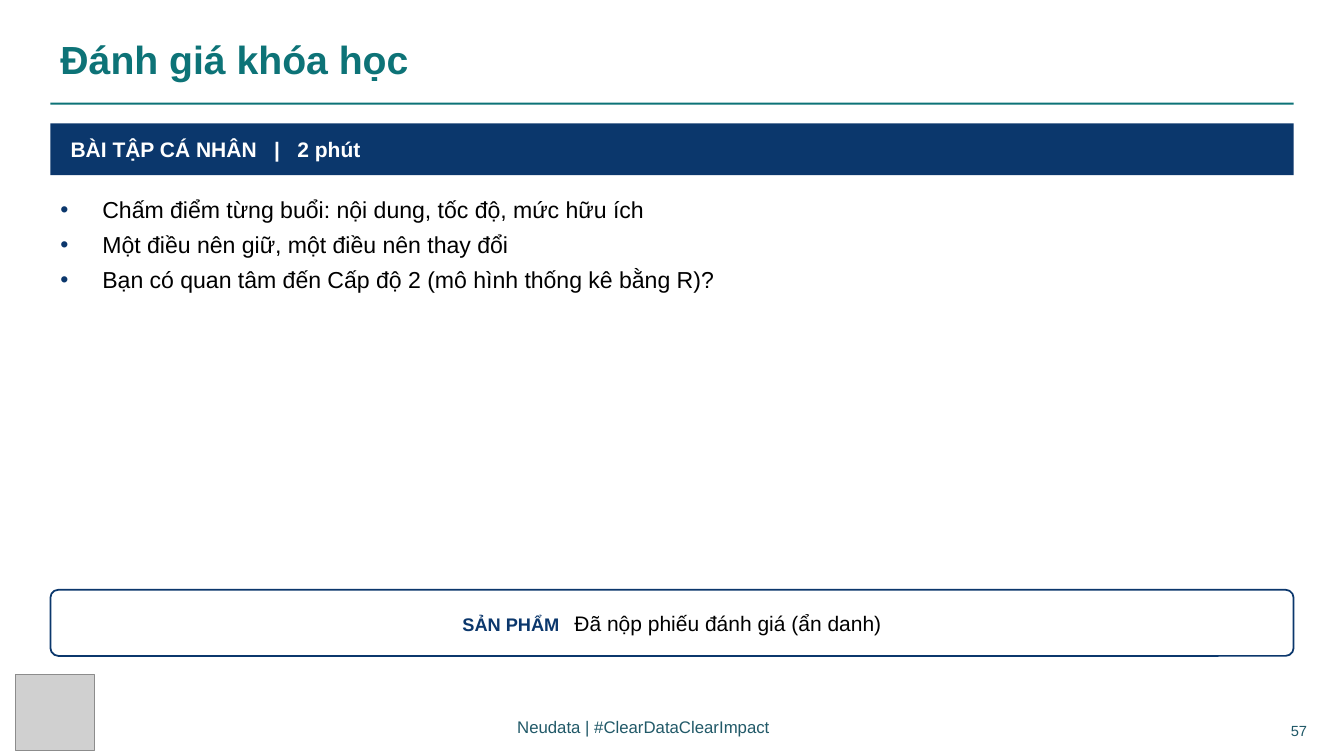
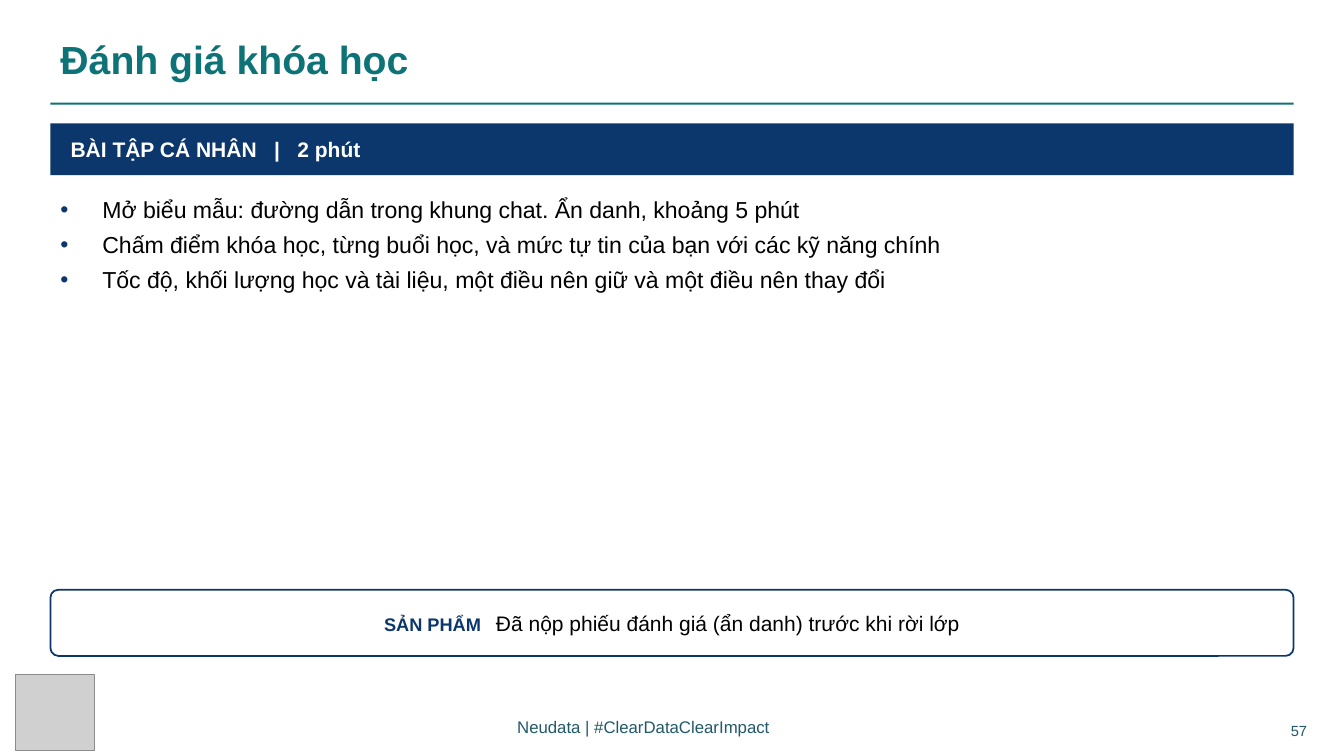
Before and after one commit to neu-data/FoundationsofClinicalResearch, a slide deck: slide 57 of vi/files/slides/Session_8_VN.pptx. Drawn at 1344x756 pixels with LibreOffice and Linux fonts; fonts in the diff are those of the drawing; grey boxes stand for pictures. Boxes give left, top, right and bottom in pixels: in the first picture for what was removed or moved away, otherwise in the second. Text is boxed around its words. In the diff, an @@ line names an element or a change of style, - is before the commit and + after.

```diff
--- a/vi/files/slides/Session_8_VN.pptx
+++ b/vi/files/slides/Session_8_VN.pptx
@@ text at <box>102,200,940,293</box>: text changed @@
-• Chấm điểm từng buổi: nội dung, tốc độ, mức hữu ích
-• Một điều nên giữ, một điều nên thay đổi
-• Bạn có quan tâm đến Cấp độ 2 (mô hình thống kê bằng R)?
+• Mở biểu mẫu: đường dẫn trong khung chat. Ẩn danh, khoảng 5 phút
+• Chấm điểm khóa học, từng buổi học, và mức tự tin của bạn với các kỹ năng chính
+• Tốc độ, khối lượng học và tài liệu, một điều nên giữ và một điều nên thay đổi
@@ text in rounded rectangle at <box>384,614,959,635</box>: text changed @@
-SẢN PHẨM Đã nộp phiếu đánh giá (ẩn danh)
+SẢN PHẨM Đã nộp phiếu đánh giá (ẩn danh) trước khi rời lớp
```
Also in this commit, not shown: 3 other files.
